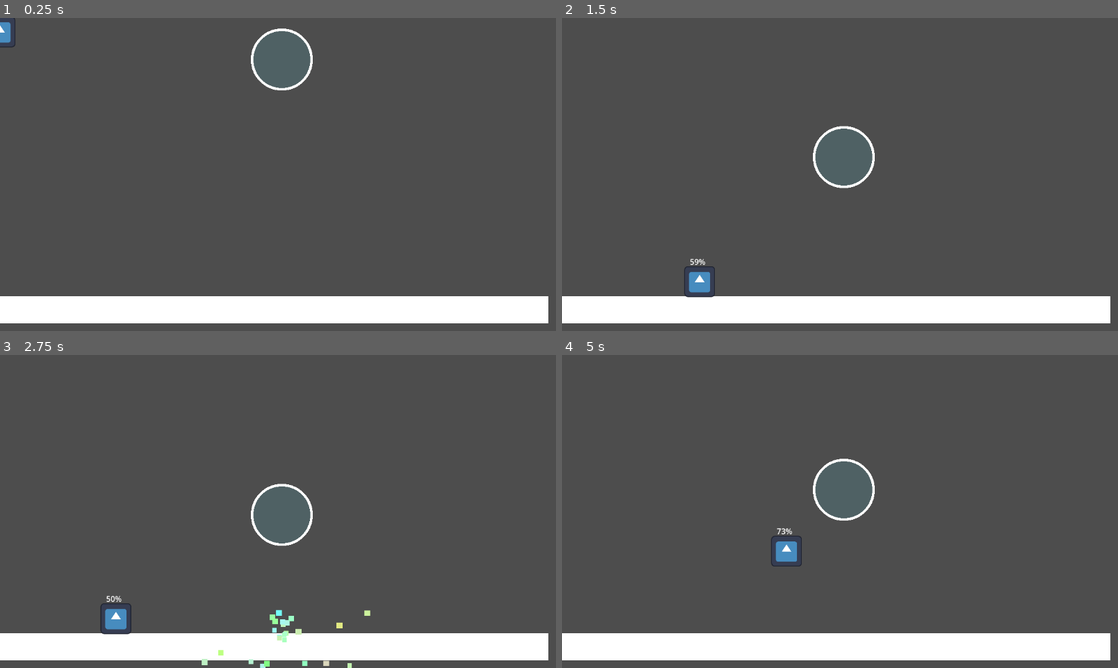
Above: before the commit, frames 1-4 (two rows, left to right).
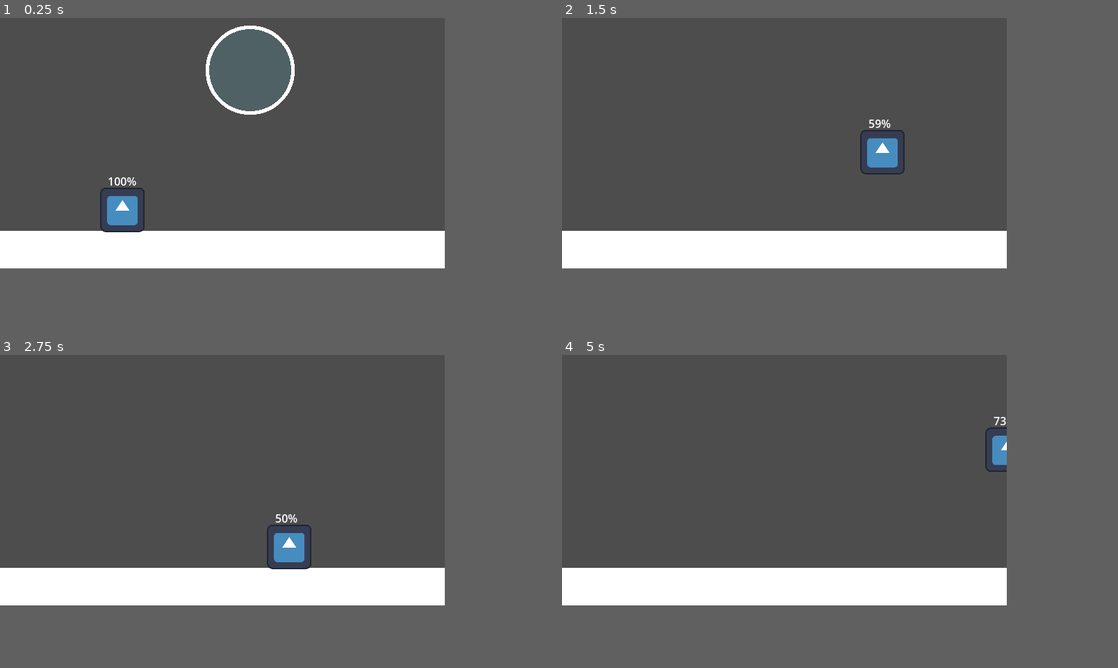
Above: after the commit, the same moments.

Repository: ron0studios/Global-Game-Jam-2025
Game: Godot game, scene res://objects/sandbox.tscn
Same seed, same stepped clock (60 frames per second), same inputs: the game is played once before the commit and once after it. The engine's default icon, where the game draws it, is replaced by a stand-in: a white triangle on a blue panel in a dark square.
Inputs (mouse positions are in pixels of both pictures, inside the frame that each line leads up to):
- Up to frame 1 (0.25 s): no input
- Up to frame 2 (1.5 s): move the mouse to (962, 158) at 0.52 s; hold Space (blow) 0.53-1.28 s; hold Right (ui_right) from 0.53 s (still down); tap W (jump) at 0.77 s; move the mouse to (728, 190) at 1.27 s; tap Space (blow) at 1.35 s
- Up to frame 3 (2.75 s): tap W (jump) at 1.52 s; move the mouse to (333, 442) at 2.02 s; release Right (ui_right) at 2.03 s; hold Left (ui_left) from 2.03 s (still down); hold Space (blow) from 2.03 s (still down)
- Up to frame 4 (5 s): move the mouse to (812, 574) at 2.77 s; release Left (ui_left) at 2.78 s; release Space (blow) at 2.78 s; hold Right (ui_right) 2.78-4.28 s; tap Space (blow) at 2.85, 4.35 s; tap W (jump) at 3.02, 3.77, 4.52 s; move the mouse to (1006, 558) at 3.52 s; hold Space (blow) 3.53-4.28 s; move the mouse to (673, 464) at 4.27 s; hold Left (ui_left) from 4.28 s (still down)
In our replay, the window is 800x450 before the commit and 640x360 after it. These sizes can differ from the game's own. Grey fills any space a smaller window leaves; there, only what the larger window draws over its background counts as a difference.

The runs differ from the first frame. In frame 1, 20% of the frame differs, in the area x 0-99%, y 0-98%; in frame 2, 20%; in frame 3, 20%, in the area x 0-99%, y 41-100%; in frame 4, 19%.

Commit message:
Change resolution
We're 360p now

Diff:
--- a/objects/sandbox.tscn
+++ b/objects/sandbox.tscn
@@ -9,6 +9,7 @@
 [node name="sandbox" type="Node2D"]
 
 [node name="box" type="Node2D" parent="."]
+position = Vector2(-224, -270)
 
 [node name="ColorRect" type="ColorRect" parent="box"]
 offset_top = 576.0
@@ -22,6 +23,7 @@
 shape = SubResource("RectangleShape2D_f2nrx")
 
 [node name="bubble" parent="." instance=ExtResource("1_0m1l4")]
-position = Vector2(584, 80)
+position = Vector2(360, 69)
 
 [node name="Player" parent="." instance=ExtResource("2_164q8")]
+position = Vector2(176, 266)
--- a/project.godot
+++ b/project.godot
@@ -17,6 +17,8 @@
 
 [display]
 
+window/size/viewport_width=640
+window/size/viewport_height=360
 window/stretch/mode="viewport"
 
 [input]
